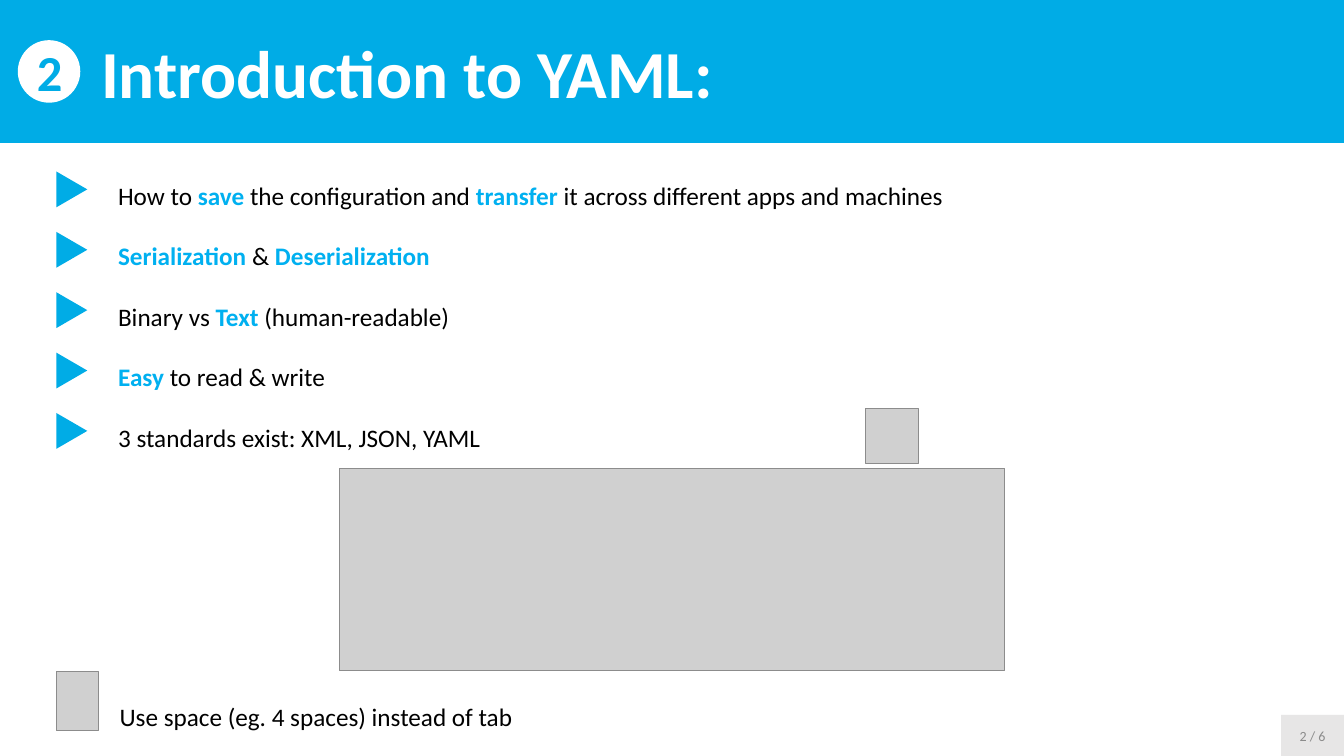
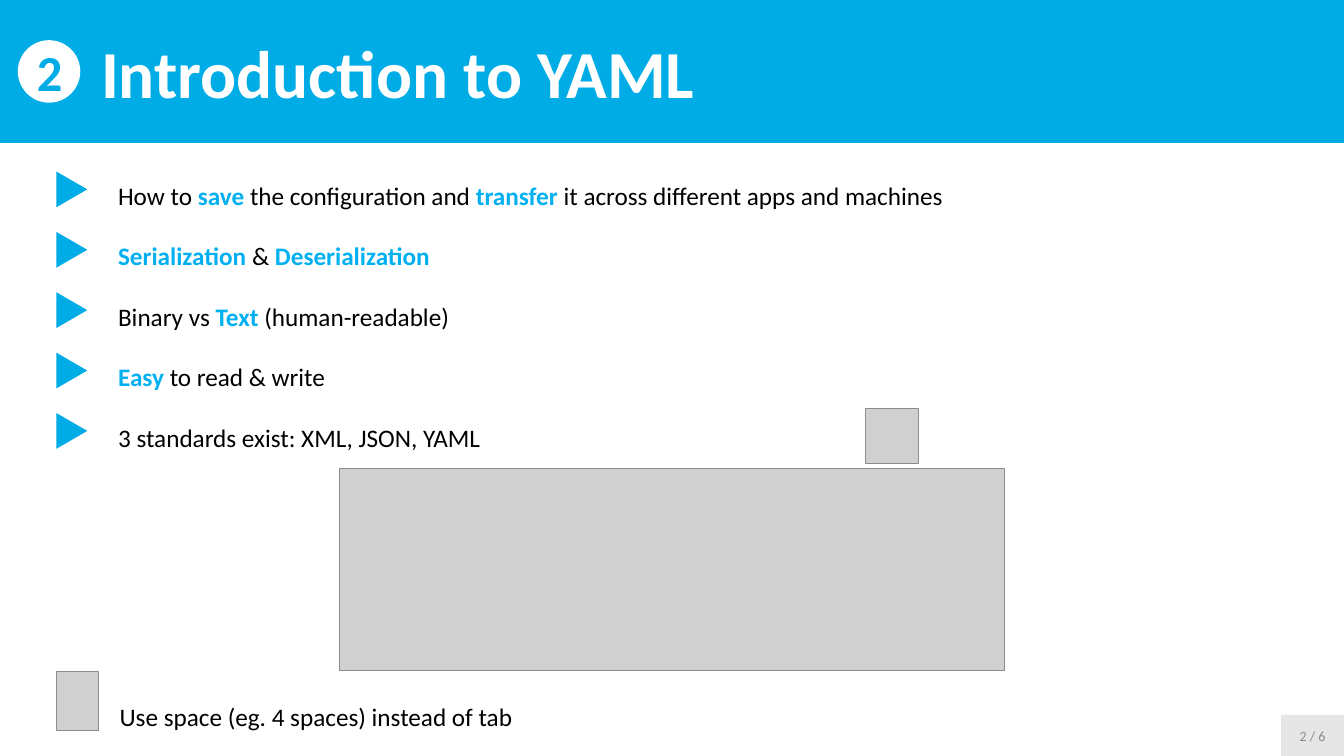
Before and after one commit to esm-tools/workshops, a slide deck: slide 2 of PalMod2022/docs/2_YAML.pptx. Drawn at 1344x756 pixels with LibreOffice and Linux fonts; fonts in the diff are those of the drawing; grey boxes stand for pictures. Boxes give left, top, right and bottom in pixels: in the first picture for what was removed or moved away, otherwise in the second. Text is boxed around its words. In the diff, an @@ line names an element or a change of style, - is before the commit and + after.

```diff
--- a/PalMod2022/docs/2_YAML.pptx
+++ b/PalMod2022/docs/2_YAML.pptx
@@ text in rectangle at [101, 50, 694, 99]: text changed @@
-Introduction to YAML:
+Introduction to YAML
```
Also in this commit, not shown: 4 other slides changed.
